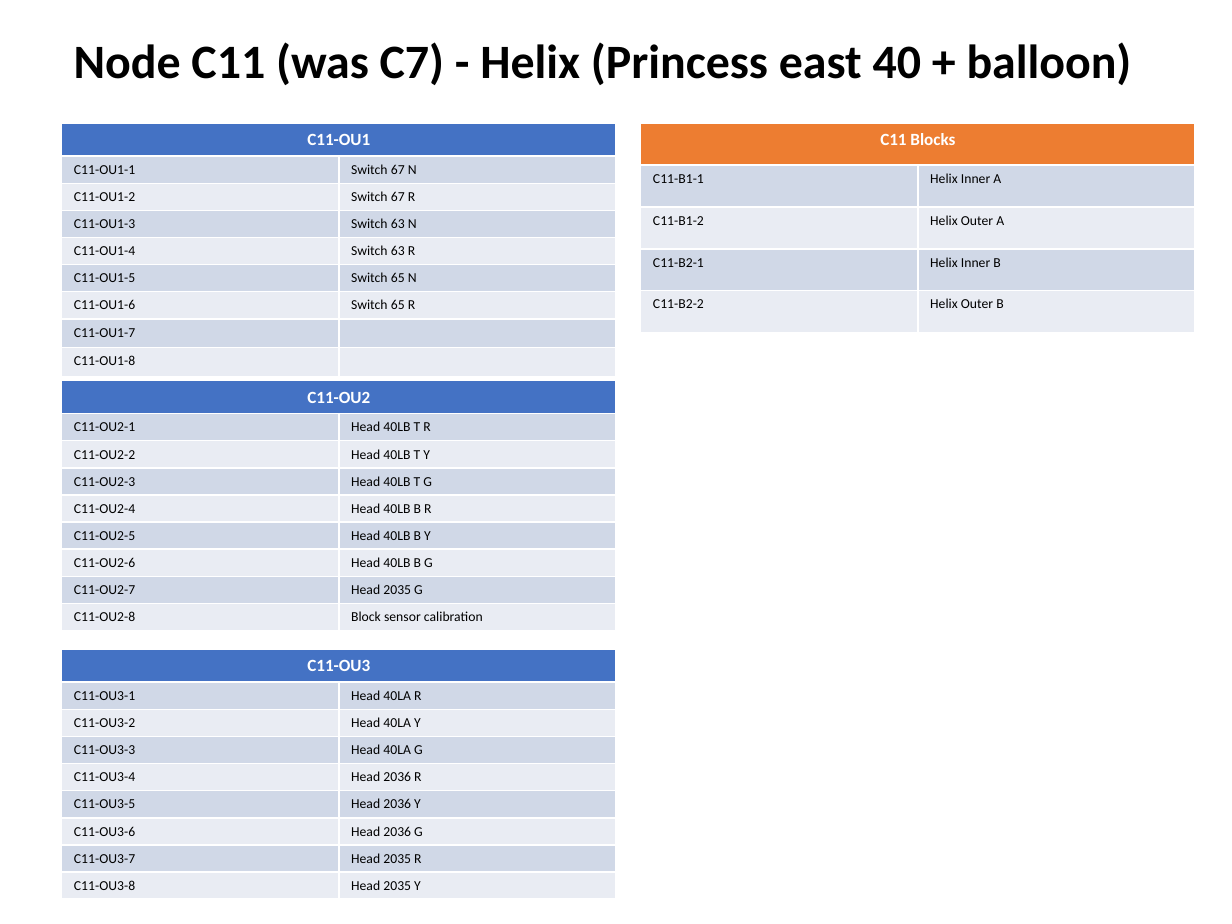
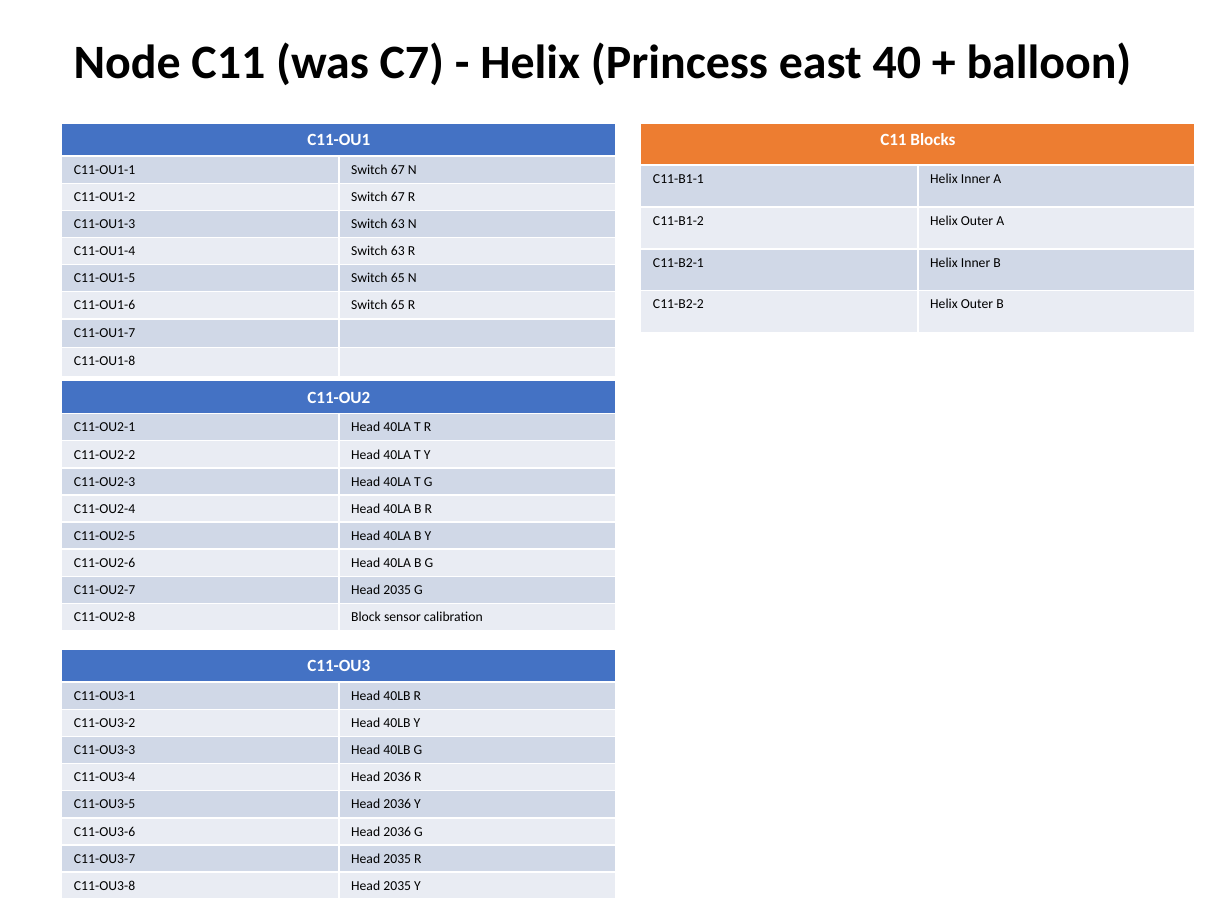
Before and after one commit to lnevo/hart, a slide deck: slide 7 of docs/wiring/Wiring_Schematic.pptx. Drawn at 1232x924 pixels with LibreOffice and Linux fonts; fonts in the diff are those of the drawing. Boxes give left, top, right and bottom in pixels: in the first picture for what was removed or moved away, otherwise in the second. Text is boxed around its words. In the diff, an @@ line names an element or a change of style, - is before the commit and + after.

```diff
--- a/docs/wiring/Wiring_Schematic.pptx
+++ b/docs/wiring/Wiring_Schematic.pptx
@@ table at [62, 381, 616, 625] @@
-row 2, column 2: Head 40LB T R
+row 2, column 2: Head 40LA T R
-row 3, column 2: Head 40LB T Y
+row 3, column 2: Head 40LA T Y
-row 4, column 2: Head 40LB T G
+row 4, column 2: Head 40LA T G
-row 5, column 2: Head 40LB B R
+row 5, column 2: Head 40LA B R
-row 6, column 2: Head 40LB B Y
+row 6, column 2: Head 40LA B Y
-row 7, column 2: Head 40LB B G
+row 7, column 2: Head 40LA B G
@@ table at [62, 649, 616, 894] @@
-row 2, column 2: Head 40LA R
+row 2, column 2: Head 40LB R
-row 3, column 2: Head 40LA Y
+row 3, column 2: Head 40LB Y
-row 4, column 2: Head 40LA G
+row 4, column 2: Head 40LB G
```
Also in this commit, not shown: 2 other slides changed.
